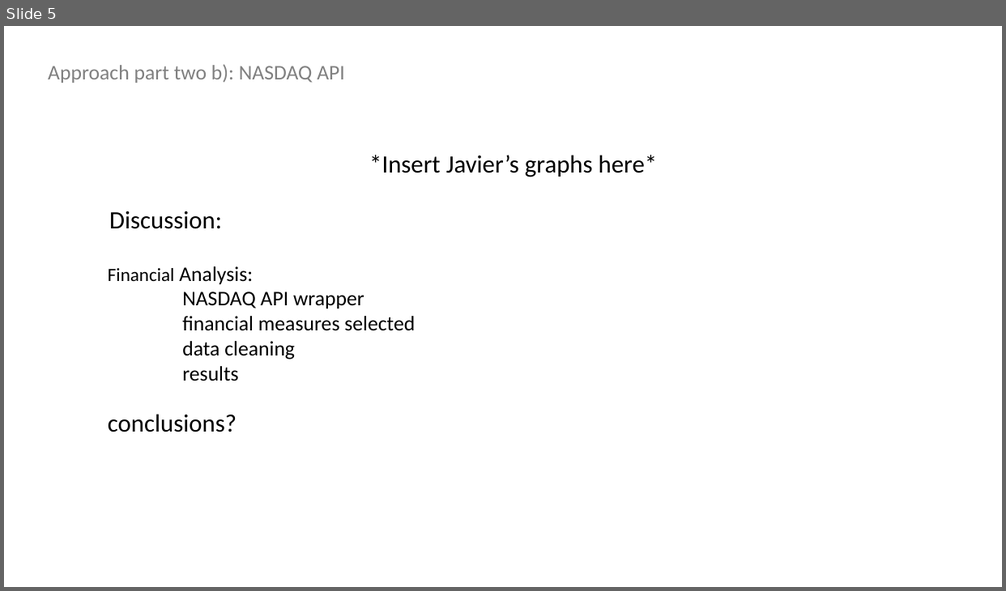
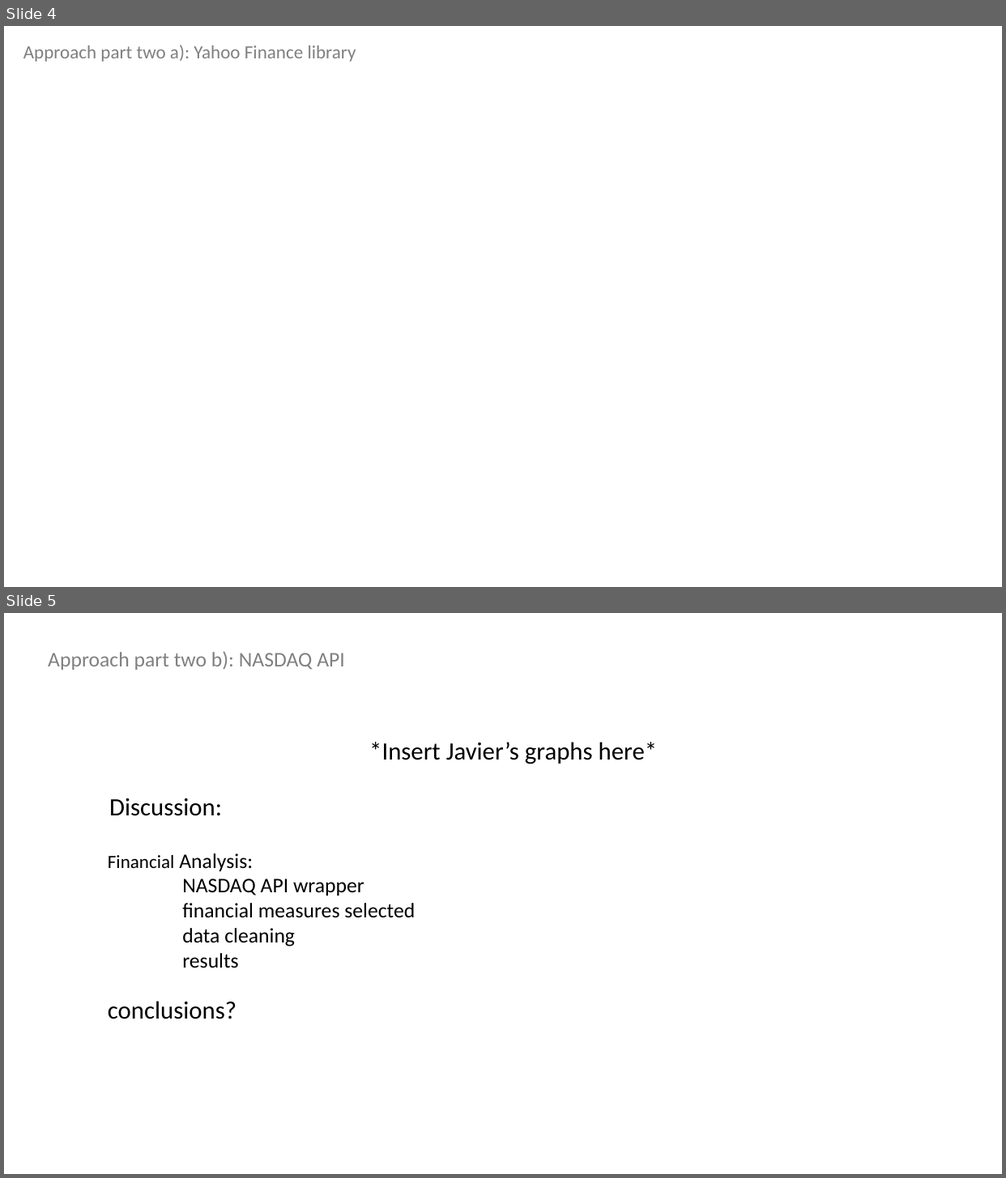
Before and after one commit to timonx11/Project-1-Demonstrasion-Group6, a slide deck: Presentation1.pptx. Shown one above the other, each under a label of ours: slide 5 before the commit, slides 4 and 5 after it. The pictures are 1006x591 and 1006x1178 pixels, drawn with LibreOffice and Linux fonts; fonts in the diff are those of the drawing. Boxes give left, top, right and bottom in pixels: in the first picture for what was removed or moved away, otherwise in the second. Text is boxed around its words. In the diff, an @@ line names an element or a change of style, - is before the commit and + after.

Commit message:
presentation edits

```diff
--- a/Presentation1.pptx
+++ b/Presentation1.pptx
@@ slide 4 added at (4,26,1002,587), background #FFFFFF @@
@@ text added at (23,45,356,62), 18 pt, text #808080 @@
+Approach part two a): Yahoo Finance library
```
Also in this commit, not shown: 1 slide removed.
